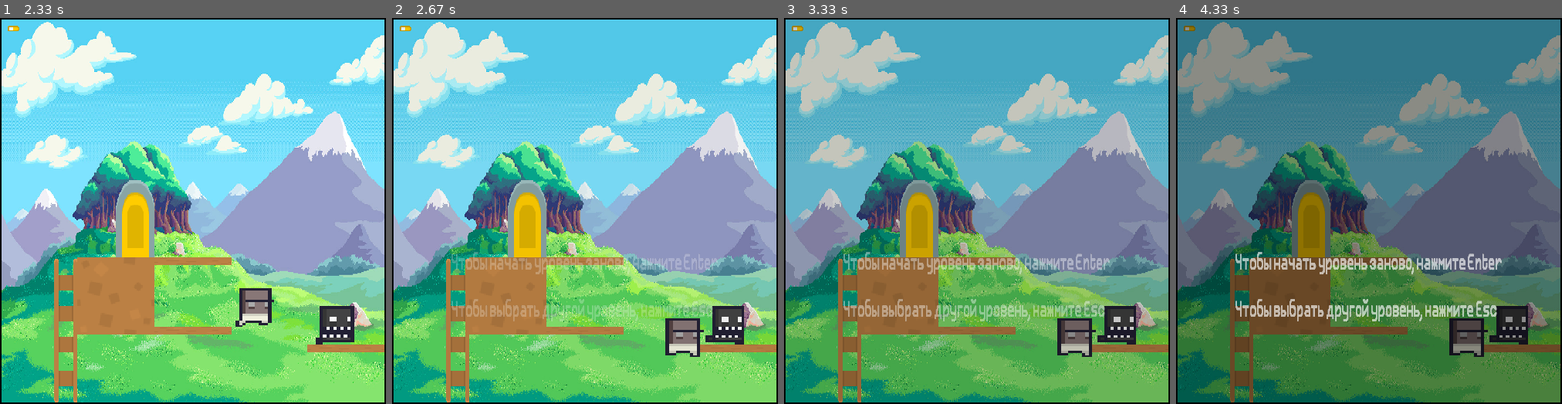
Above: before the commit, frames 1-4 (left to right).
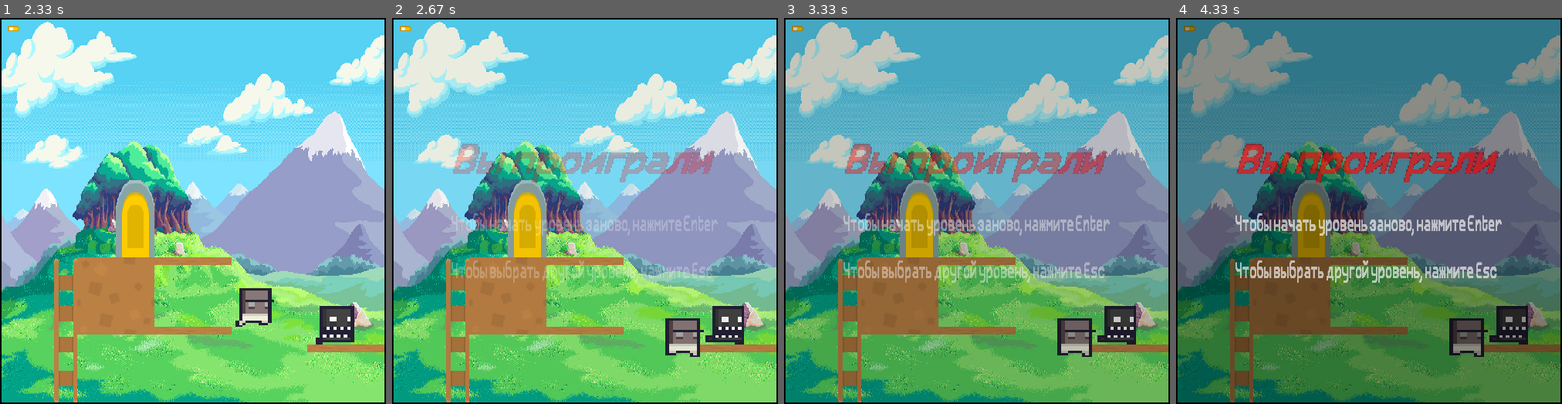
Above: after the commit, the same moments.

Repository: IgorKuptsov/PyGame-Project
Game: pygame game, started from main.py
The game is run twice, just before and just after one commit, with the same random seed, the same clock (stepped at 60 frames per second) and the same inputs.
Inputs:
- Up to frame 1 (2.33 s): hold Left 0.33-0.87 s; hold Down 0.9-1.2 s; hold Left 1.23-1.63 s; hold Right from 2.07 s (still down)
- Up to frame 2 (2.67 s): keep holding Right
- Up to frame 3 (3.33 s): release Right at 2.7 s; hold Down 2.73-3.1 s
- Up to frame 4 (4.33 s): no input

Frame 1 is identical in both runs. In frame 2, 6.7% of the frame differs, in the area x 15-85%, y 32-79%; in frame 3, 7.3%; in frame 4, 7.5%.

Commit message:
Немного изменил изображени, показываемое после смерти игрока

Diff:
--- a/main.py
+++ b/main.py
@@ -127,7 +127,9 @@
         self.transparency = 0
         self.black_surface = pg.Surface(self.screen.get_size())
         self.black_surface.fill((0, 0, 0))
-        self.death_image = load_image('dead_text.png', -1, 350, 100)
+        self.death_image = pg.Surface((350, 200), pg.SRCALPHA)
+        self.death_image.blit(load_image('dead_text.png', -1, 350, 100), (0, 100))
+        self.death_image.blit(load_image('you_died.png', -1, 350, 75), (0, 0))
 
     def run(self):
         while self.is_running:
@@ -166,7 +168,7 @@
             self.death_image.set_alpha(self.transparency + 50)
             self.screen.blit(self.black_surface, (0, 0))
             self.screen.blit(self.death_image, (WIN_SIZE.width // 2 - self.death_image.get_width() // 2,
-                                                WIN_SIZE.height // 2 - self.death_image.get_height() // 2 + 100))
+                                                WIN_SIZE.height // 2 - self.death_image.get_height() // 2))
             if self.transparency <= 200:
                 self.transparency += 1
         pg.display.update()
Binary file added: data/gun1.png
Binary file added: data/gun2.png
Binary file added: data/you_died.png
